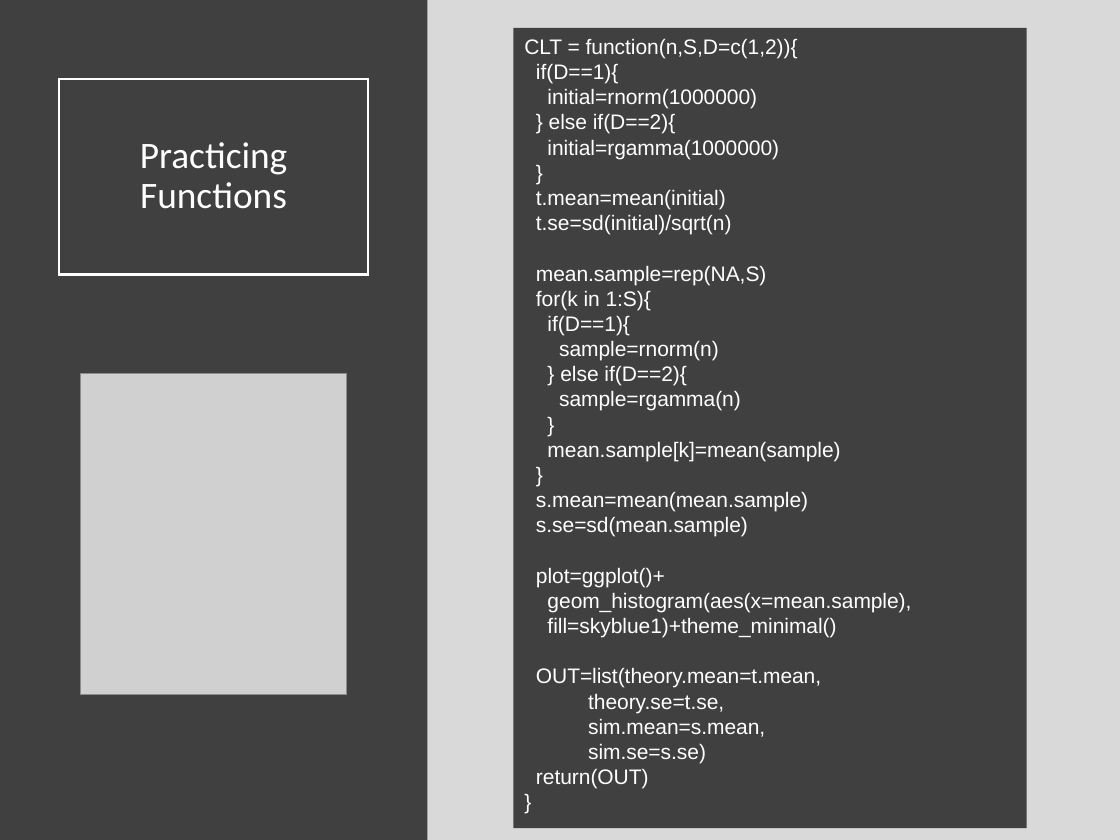
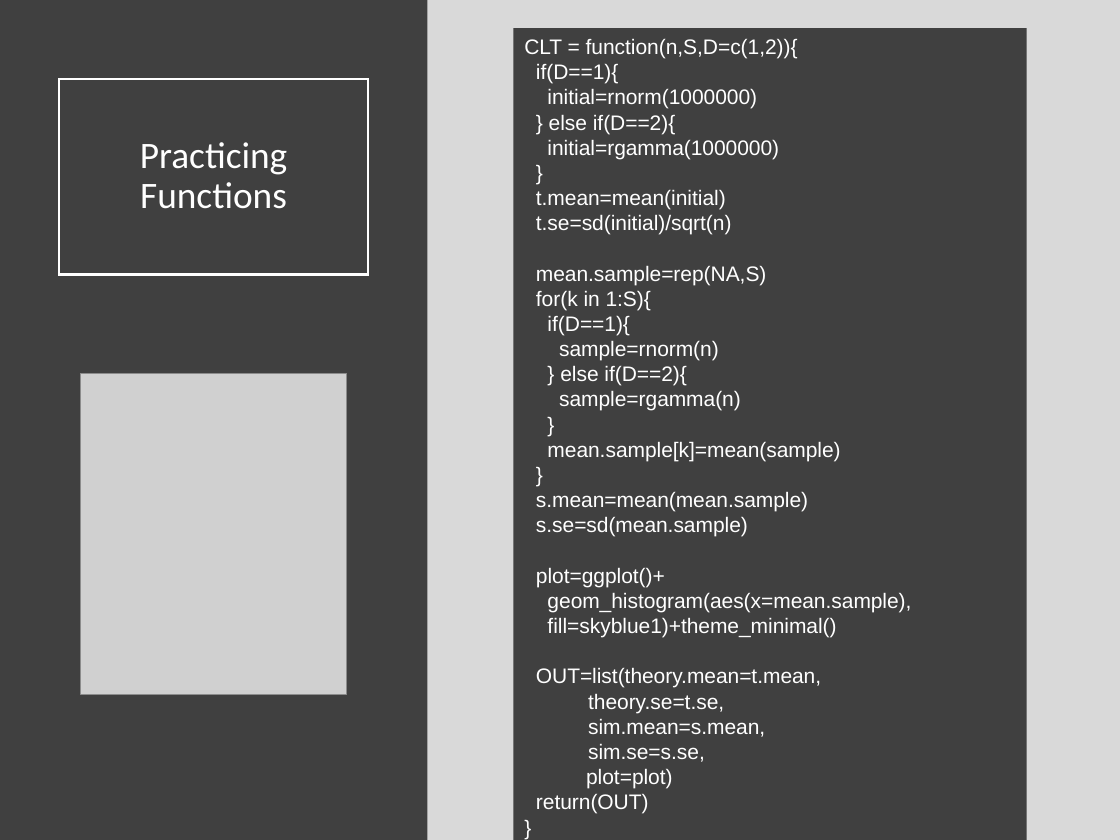
Before and after one commit to SuperMarioGiacomazzo/STOR320_WEBSITE, a slide deck: slide 19 of Lecture/Programming 3/Programming_3_Lecture.pptx. Drawn at 1120x840 pixels with LibreOffice and Linux fonts; fonts in the diff are those of the drawing; grey boxes stand for pictures. Boxes give left, top, right and bottom in pixels: in the first picture for what was removed or moved away, otherwise in the second. Text is boxed around its words. In the diff, an @@ line names an element or a change of style, - is before the commit and + after.

```diff
--- a/Lecture/Programming 3/Programming_3_Lecture.pptx
+++ b/Lecture/Programming 3/Programming_3_Lecture.pptx
@@ rectangle "CLT = function(n,S,D=c(1,2)){": place and size @@
-rectangle "CLT = function(n,S,D=c(1,2)){" at box(513, 28, 1026, 828)
+rectangle "CLT = function(n,S,D=c(1,2)){" at box(513, 28, 1026, 840)
@@ text in rectangle at box(586, 744, 705, 789): text changed @@
-sim.se=s.se)
+sim.se=s.se,
+plot=plot)
```
Also in this commit, not shown: 6 other files.
